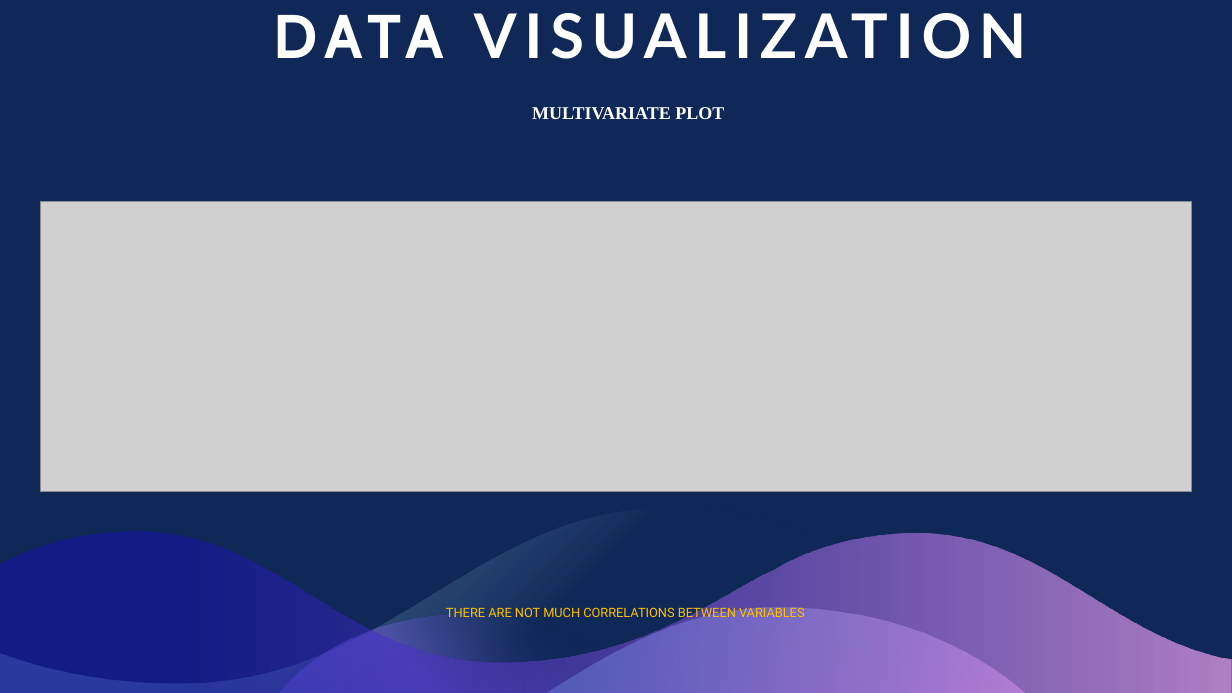
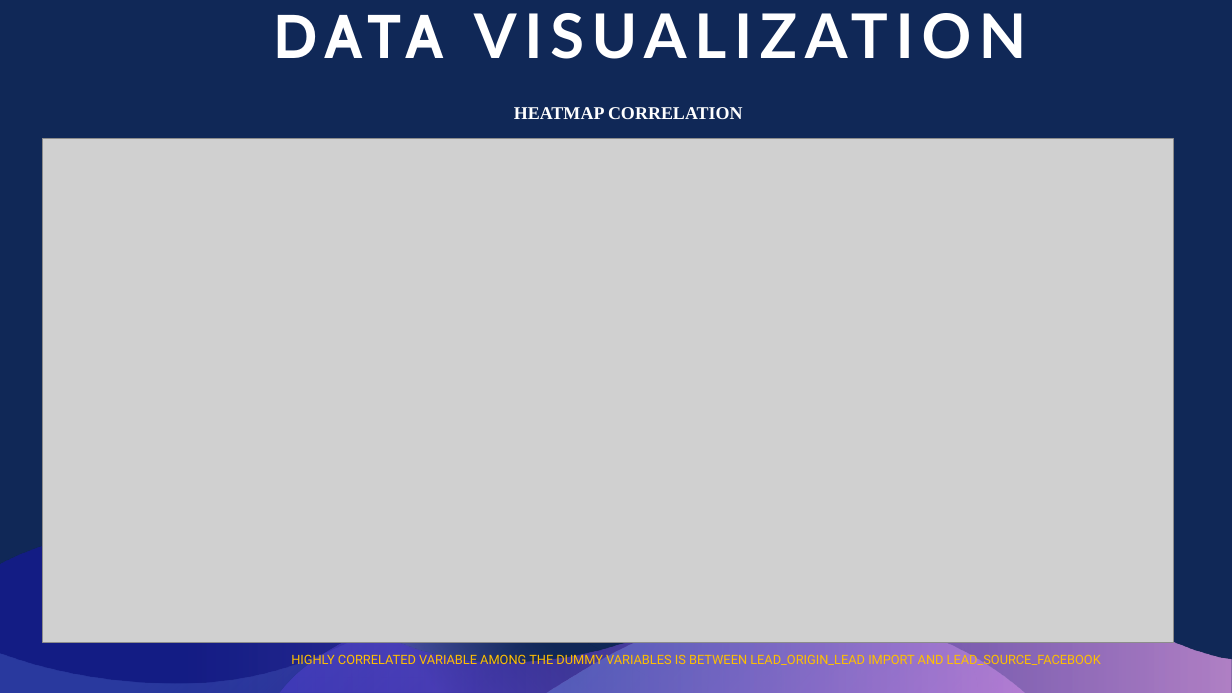
Before and after one commit to vigneshk01/Lead-Scoring-Case-Study, a slide deck: slide 14 of other-project-files/Lead Scoring Case Study FINAL.pptx. Drawn at 1232x693 pixels with LibreOffice and Linux fonts; fonts in the diff are those of the drawing; grey boxes stand for pictures. Boxes give left, top, right and bottom in pixels: in the first picture for what was removed or moved away, otherwise in the second. Text is boxed around its words. In the diff, an @@ line names an element or a change of style, - is before the commit and + after.

```diff
--- a/other-project-files/Lead Scoring Case Study FINAL.pptx
+++ b/other-project-files/Lead Scoring Case Study FINAL.pptx
@@ text at (x1=514, y1=107, x2=743, y2=119): text changed @@
-MULTIVARIATE PLOT
+HEATMAP CORRELATION
@@ picture resized from (x1=41, y1=201, x2=1191, y2=492) to (x1=43, y1=139, x2=1173, y2=643) @@
@@ text at (x1=291, y1=652, x2=1101, y2=668): text changed @@
-THERE ARE NOT MUCH CORRELATIONS BETWEEN VARIABLES
+HIGHLY CORRELATED VARIABLE AMONG THE DUMMY VARIABLES IS BETWEEN LEAD_ORIGIN_LEAD IMPORT AND LEAD_SOURCE_FACEBOOK
```
Also in this commit, not shown: 2 other files.
